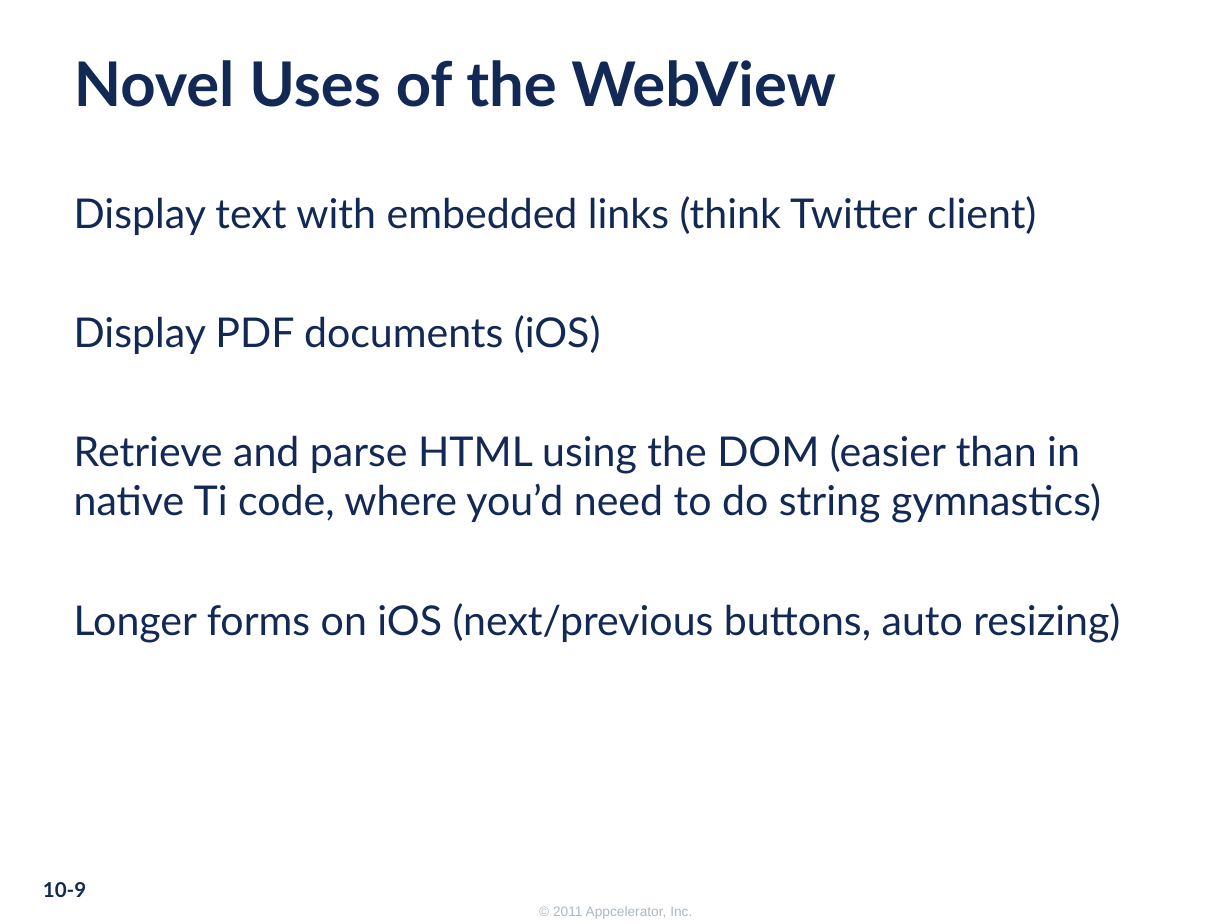
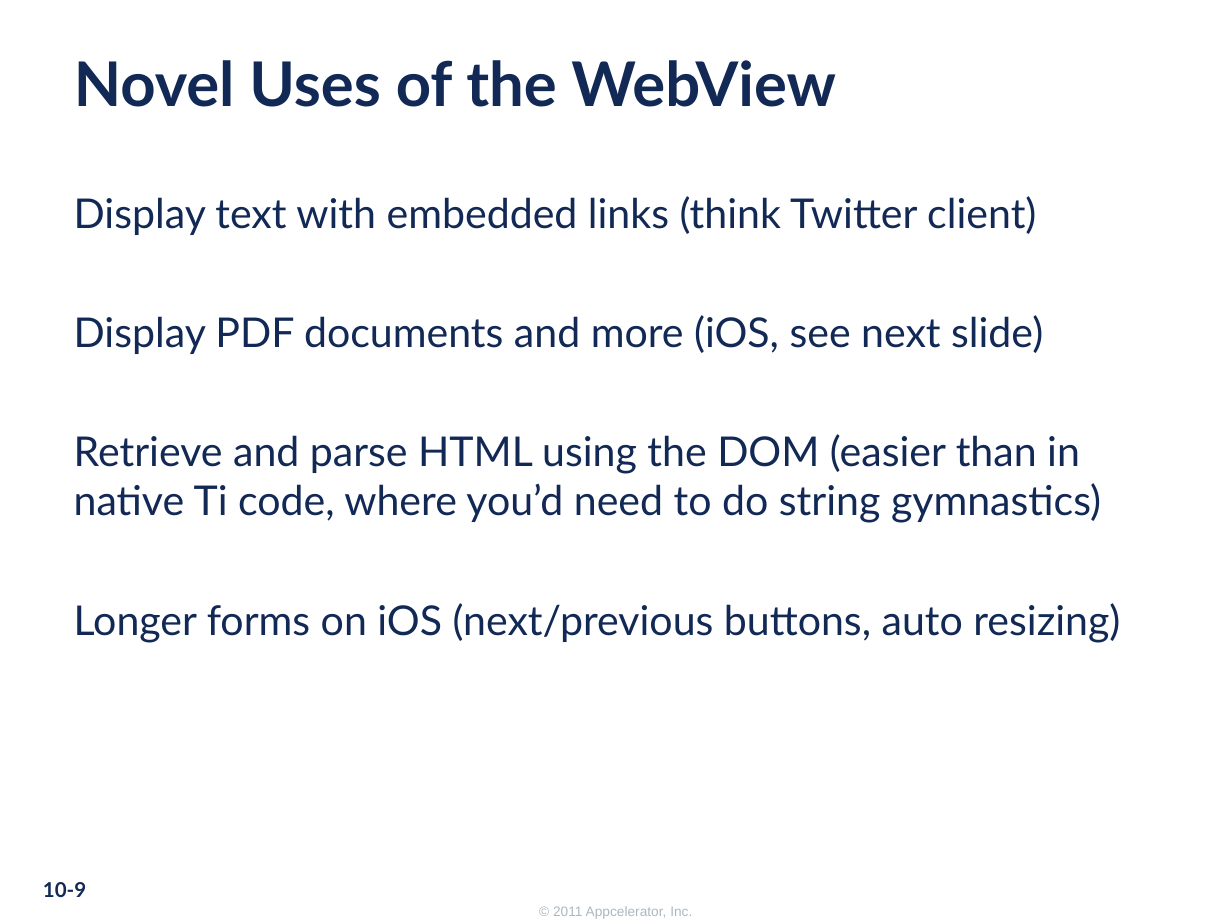
Before and after one commit to appcelerator-training-archive/tcad_certification, a slide deck: slide 9 of 285/285.ppt. Drawn at 1232x924 pixels with LibreOffice and Linux fonts; fonts in the diff are those of the drawing; background and template pictures are left out. Boxes give left, top, right and bottom in pixels: in the first picture for what was removed or moved away, otherwise in the second. Text is boxed around its words. In the diff, an @@ line names an element or a change of style, - is before the commit and + after.

```diff
--- a/285/285.ppt
+++ b/285/285.ppt
@@ text at (74,315,1043,354): text changed @@
-Display PDF documents (iOS)
+Display PDF documents and more (iOS, see next slide)
```
Also in this commit, not shown: 1 other slide changed, 1 slide added, 34 other files.
